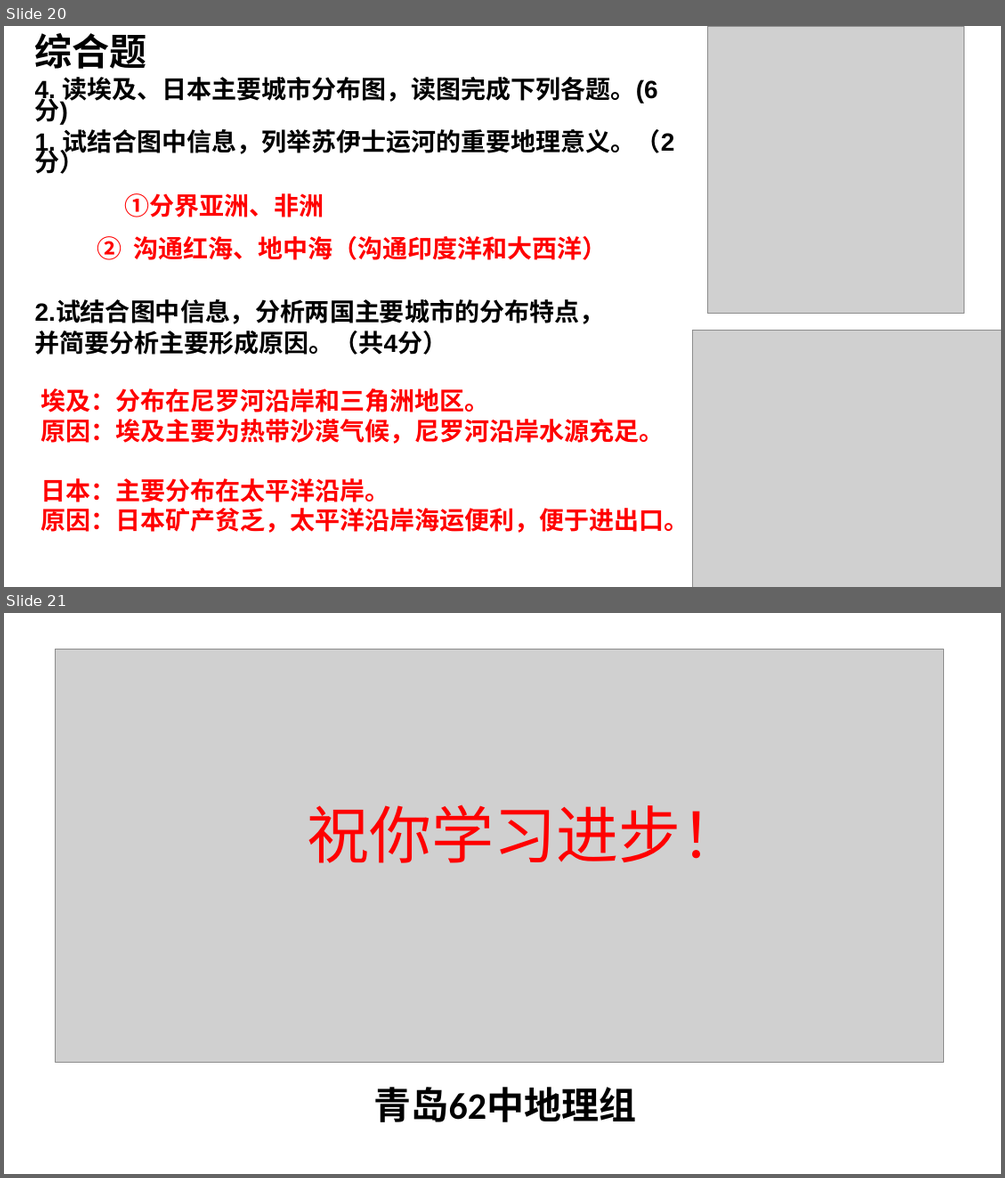
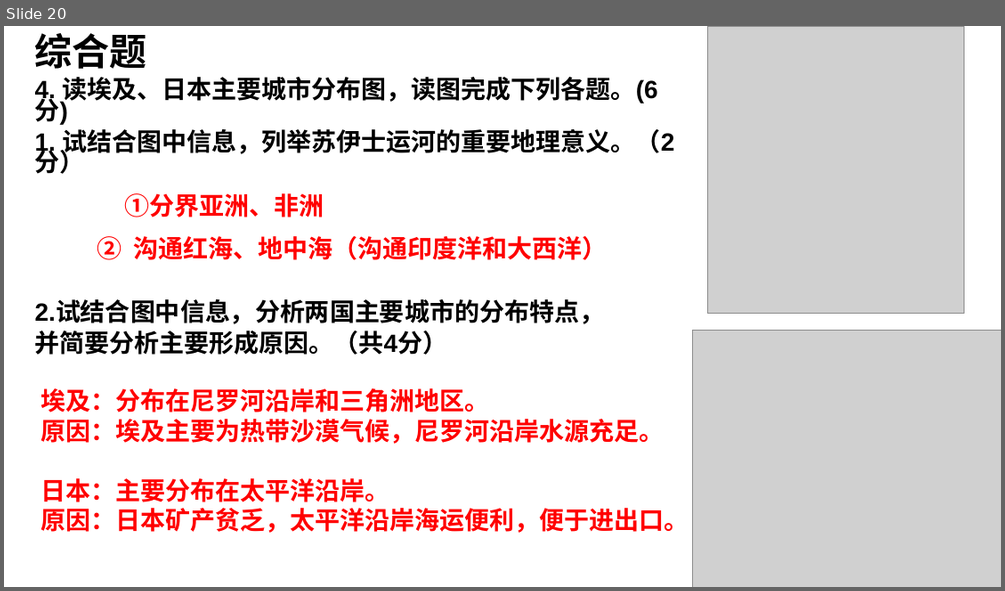
Before and after one commit to GHL0612/Learn, a slide deck: 课件/地理/八下/七下总复习/8-1日本埃及/3.八年级总复习七下8-1日本8-2埃及课件导学案/八年级总复习七下8-1日本埃及 复习.pptx. Shown one above the other, each under a label of ours: slides 20 and 21 before the commit, slide 20 after it. The pictures are 1005x1178 and 1005x591 pixels, drawn with LibreOffice and Linux fonts; fonts in the diff are those of the drawing; grey boxes stand for pictures. Boxes give left, top, right and bottom in pixels: in the first picture for what was removed or moved away, otherwise in the second. Text is boxed around its words. In the diff, an @@ line names an element or a change of style, - is before the commit and + after.

```diff
--- a/课件/地理/八下/七下总复习/8-1日本埃及/3.八年级总复习七下8-1日本8-2埃及课件导学案/八年级总复习七下8-1日本埃及 复习.pptx
+++ b/课件/地理/八下/七下总复习/8-1日本埃及/3.八年级总复习七下8-1日本8-2埃及课件导学案/八年级总复习七下8-1日本埃及 复习.pptx
@@ slide 21 removed at [4,613,1001,1174], background #FFFFFF @@
@@ picture removed at [55,649,943,1062] @@
@@ text removed at [307,805,743,863] @@
-祝你学习进步！
@@ text removed at [374,1086,637,1122] @@
-青岛62中地理组
```
Also in this commit, not shown: 1 slide changed, 41 other files.
